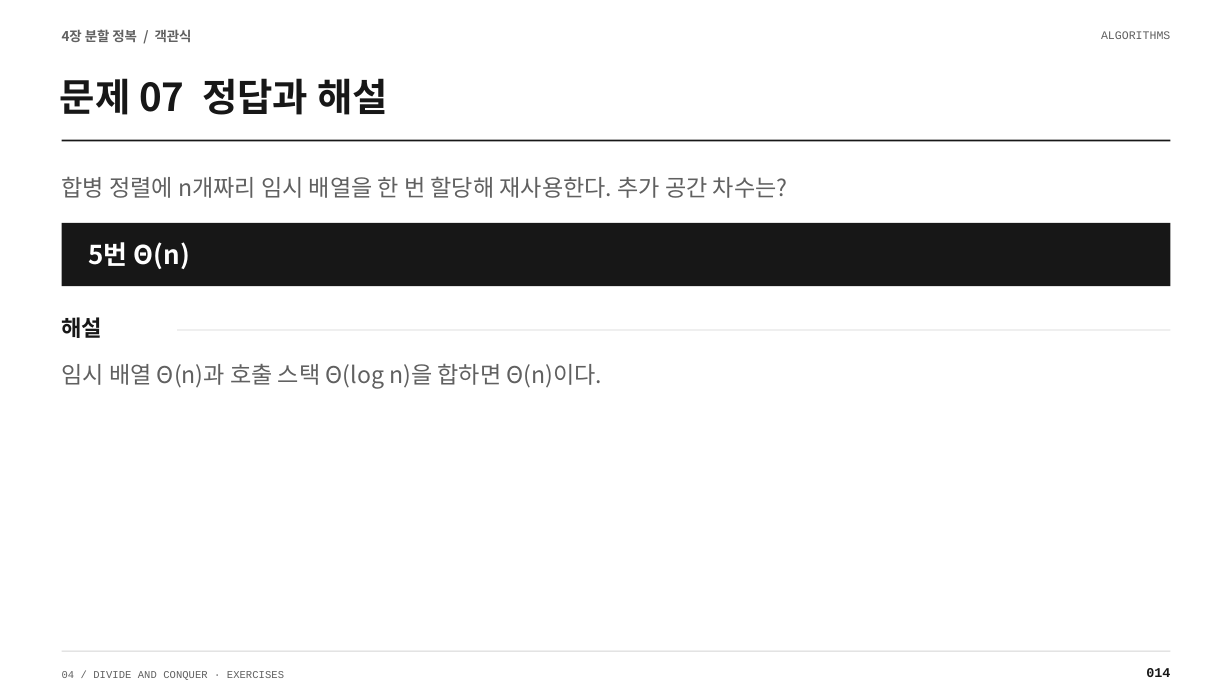
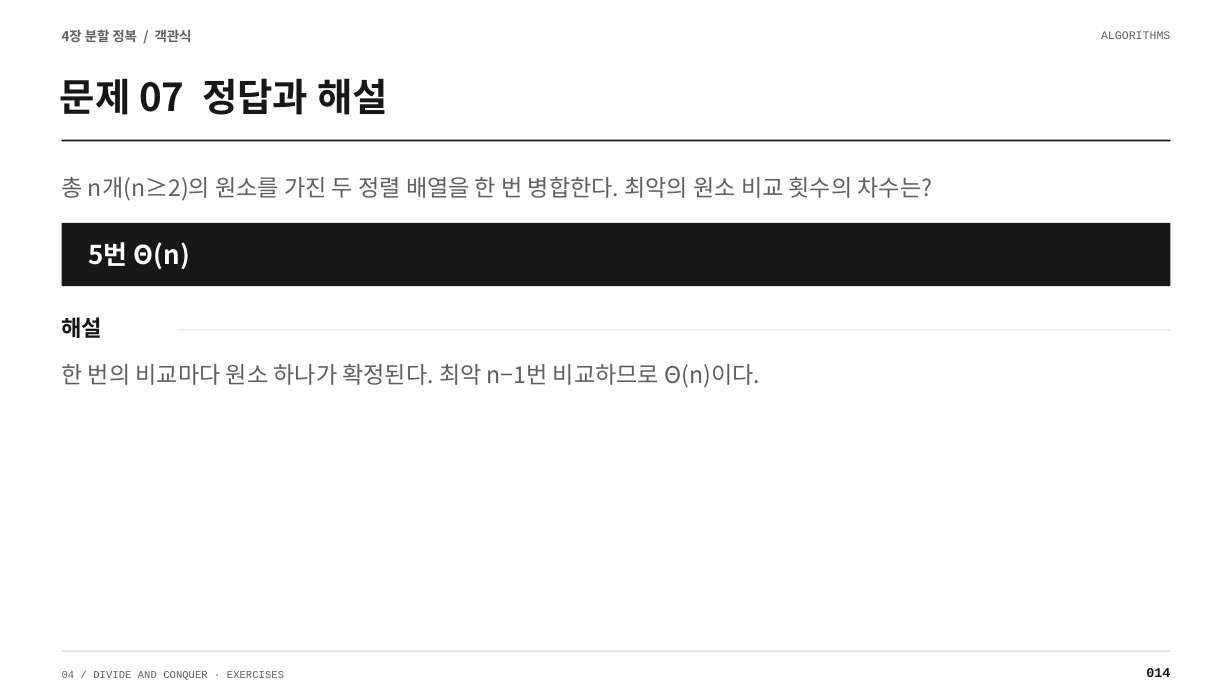
Before and after one commit to Sangdon-Park/Sangdon-Park.github.io, a slide deck: slide 14 of data/알고리즘/4장_연습문제_100문항_수업용.pptx. Drawn at 1232x693 pixels with LibreOffice and Linux fonts; fonts in the diff are those of the drawing. Boxes give left, top, right and bottom in pixels: in the first picture for what was removed or moved away, otherwise in the second. Text is boxed around its words. In the diff, an @@ line names an element or a change of style, - is before the commit and + after.

```diff
--- a/data/알고리즘/4장_연습문제_100문항_수업용.pptx
+++ b/data/알고리즘/4장_연습문제_100문항_수업용.pptx
@@ text at (62, 176, 933, 201): text changed @@
-합병 정렬에 n개짜리 임시 배열을 한 번 할당해 재사용한다. 추가 공간 차수는?
+총 n개(n≥2)의 원소를 가진 두 정렬 배열을 한 번 병합한다. 최악의 원소 비교 횟수의 차수는?
@@ text at (62, 363, 760, 388): text changed @@
-임시 배열 Θ(n)과 호출 스택 Θ(log n)을 합하면 Θ(n)이다.
+한 번의 비교마다 원소 하나가 확정된다. 최악 n−1번 비교하므로 Θ(n)이다.
```
Also in this commit, not shown: 26 other slides changed, 12 other files.
